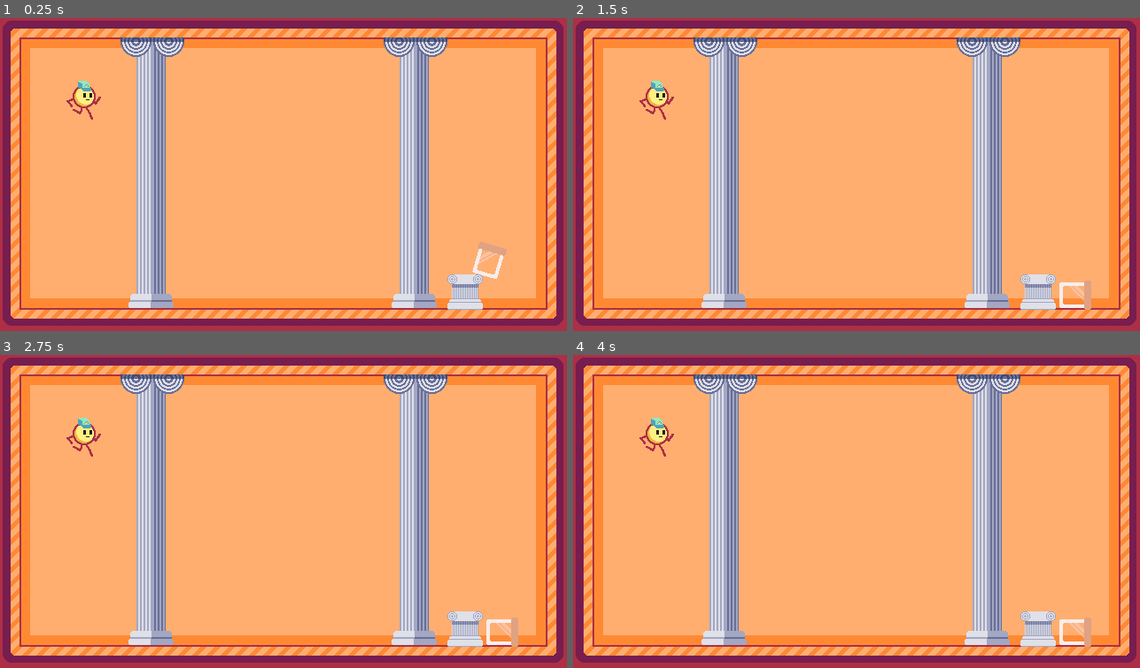
Above: before the commit, frames 1-4 (two rows, left to right).
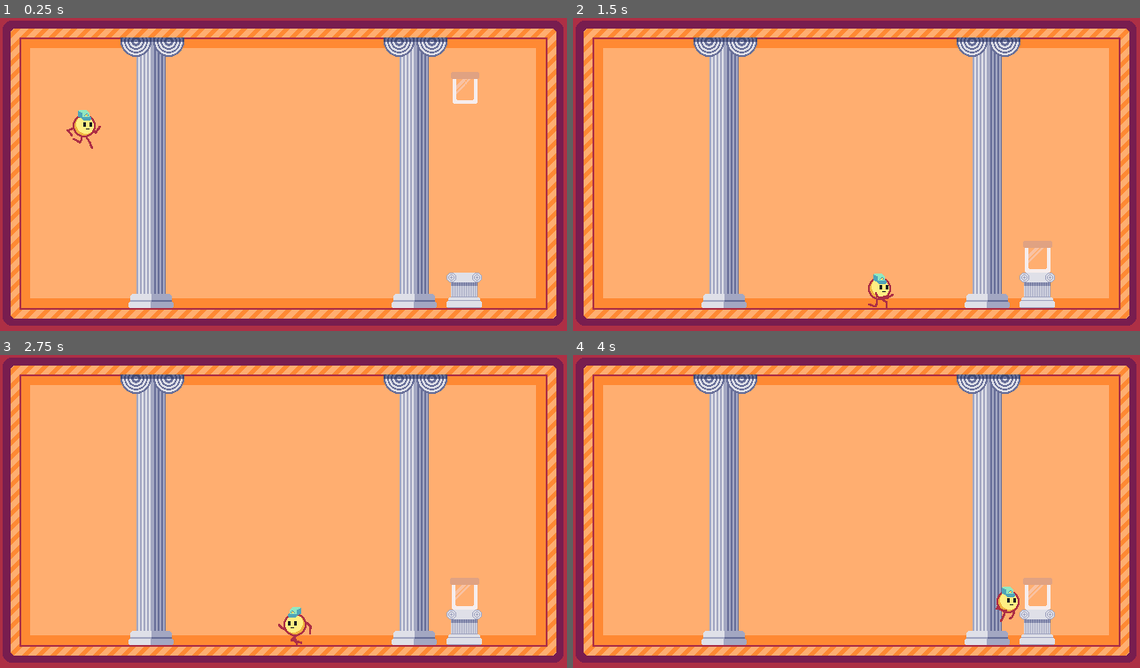
Above: after the commit, the same moments.

Repository: torinman/Brackeys-2025-1
Game: Godot game, scene res://main.tscn
Two runs of this game, one before a commit and one after it. Both use one fixed random seed, a clock stepped at 60 frames per second and the inputs below.
Inputs:
- Up to frame 1 (0.25 s): no input
- Up to frame 2 (1.5 s): hold D (right) from 0.53 s (still down); tap Up (jump) at 0.77 s
- Up to frame 3 (2.75 s): tap Up (jump) at 1.52 s; release D (right) at 2.03 s; hold Left (left) from 2.03 s (still down)
- Up to frame 4 (4 s): release Left (left) at 2.78 s; hold D (right) from 2.78 s (still down); tap Up (jump) at 3.02, 3.77 s

The runs differ from the first frame. In frame 1, 1.6% of the frame differs, in the area x 11-90%, y 17-94%; in frame 2, 1.6%; in frame 3, 1.7%, in the area x 11-92%, y 20-94%; in frame 4, 1.6%.
Error before the commit: Parse Error: Variable "push_force" has the same name as a previously declared variable. (res://scripts/Playerphysics.gd:16)

Commit message:
did some more jar stuff

Diff:
--- a/main.tscn
+++ b/main.tscn
@@ -4,7 +4,7 @@
 [ext_resource type="Texture2D" uid="uid://d3f6q7oobn74g" path="res://textures/Frame.png" id="3_rg0s1"]
 [ext_resource type="PackedScene" uid="uid://bpeu6jm4rwq7t" path="res://scenes/player.tscn" id="3_vvq26"]
 [ext_resource type="PackedScene" uid="uid://duob7t0ku6fxr" path="res://scenes/jar.tscn" id="4_1bm73"]
-[ext_resource type="PackedScene" uid="uid://dkbrwgxseqatd" path="res://scenes/jarstand.tscn" id="5_b4hv1"]
+[ext_resource type="PackedScene" path="res://scenes/jarstand.tscn" id="5_vlhdt"]
 
 [node name="Node2D" type="Node2D"]
 
@@ -25,7 +25,7 @@
 polygon = PackedVector2Array(320, 180, -320, 180, -320, -180, 320, -180, 320, 179, 298, 150, 298, -157, 298, -157, 298, -158, -298, -158, -298, 150, 298, 150)
 
 [node name="Jar" parent="." instance=ExtResource("4_1bm73")]
-position = Vector2(525, 272)
+position = Vector2(503, 51)
 
-[node name="Jarstand" parent="." instance=ExtResource("5_b4hv1")]
-position = Vector2(525, 310)
+[node name="Jarstand" parent="." instance=ExtResource("5_vlhdt")]
+position = Vector2(524, 308)
--- a/scenes/jar.tscn
+++ b/scenes/jar.tscn
@@ -1,30 +1,25 @@
-[gd_scene load_steps=5 format=3 uid="uid://duob7t0ku6fxr"]
+[gd_scene load_steps=4 format=3 uid="uid://duob7t0ku6fxr"]
 
 [ext_resource type="Texture2D" uid="uid://d6a4xd623a6i" path="res://textures/jar.png" id="1_sav3e"]
 
 [sub_resource type="PhysicsMaterial" id="PhysicsMaterial_6e3qc"]
-friction = 0.5
-bounce = 1.0
+friction = 0.13
+bounce = 0.97
 absorbent = true
 
 [sub_resource type="AtlasTexture" id="AtlasTexture_f7vhs"]
 atlas = ExtResource("1_sav3e")
 region = Rect2(9, 14, 33, 36)
 
-[sub_resource type="RectangleShape2D" id="RectangleShape2D_0jd2u"]
-size = Vector2(34, 36)
-
 [node name="Jar" type="Node2D"]
 
 [node name="RigidBody2D" type="RigidBody2D" parent="."]
 position = Vector2(22, 0)
 mass = 0.58
-collision_layer = 2
-collision_mask = 3
 physics_material_override = SubResource("PhysicsMaterial_6e3qc")
 
 [node name="Sprite2D" type="Sprite2D" parent="RigidBody2D"]
 texture = SubResource("AtlasTexture_f7vhs")
 
-[node name="CollisionShape2D" type="CollisionShape2D" parent="RigidBody2D"]
-shape = SubResource("RectangleShape2D_0jd2u")
+[node name="CollisionPolygon2D" type="CollisionPolygon2D" parent="RigidBody2D"]
+polygon = PackedVector2Array(17, -11, 15, 17, 14, 18, -14, 18, -15, 17, -17, -11, -17, -17, -16, -18, 16, -18, 17, -17)
--- a/scenes/player.tscn
+++ b/scenes/player.tscn
@@ -103,8 +103,6 @@
 [node name="player" type="Node2D"]
 
 [node name="CharacterBody2D" type="CharacterBody2D" parent="."]
-collision_layer = 2
-collision_mask = 3
 script = ExtResource("1_4rmmc")
 
 [node name="CollisionShape2D" type="CollisionShape2D" parent="CharacterBody2D"]
--- a/scripts/Playerphysics.gd
+++ b/scripts/Playerphysics.gd
@@ -8,7 +8,6 @@
 const V_JUMP_DELAY = 0.1
 const V_JUMP_START = -150
 @onready var animated_sprite_2d = $AnimatedSprite2D
-var push_force = 50.0
 # Get the gravity from the project settings to be synced with RigidBody nodes.
 var gravity = ProjectSettings.get_setting("physics/2d/default_gravity")
 var since_ground = V_JUMP_DELAY
